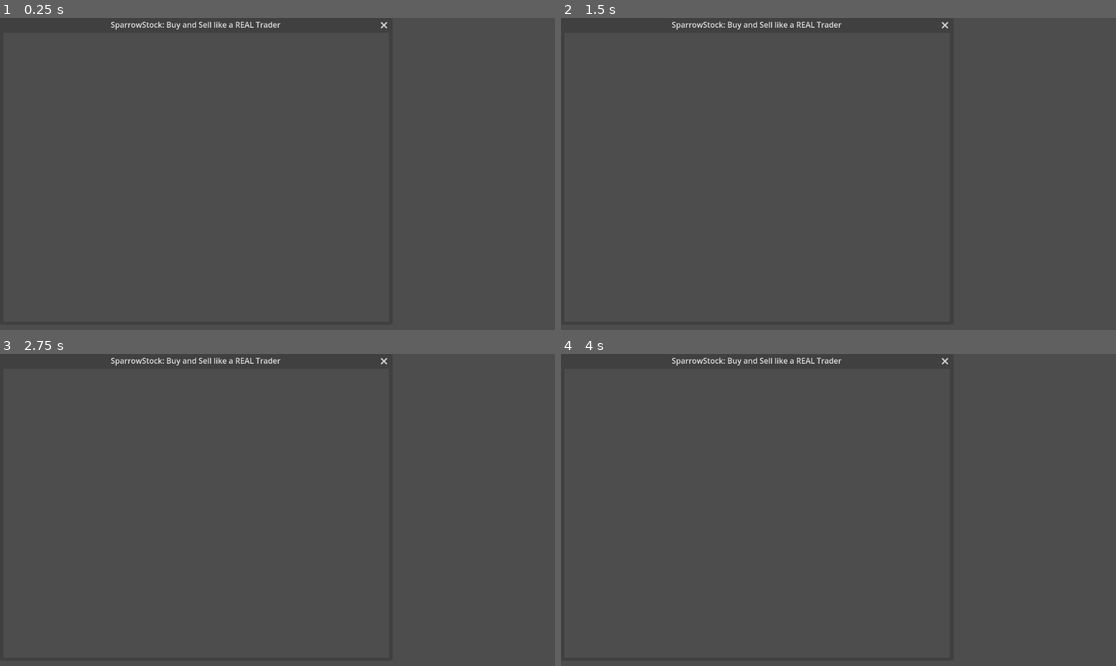
Above: before the commit, frames 1-4 (two rows, left to right).
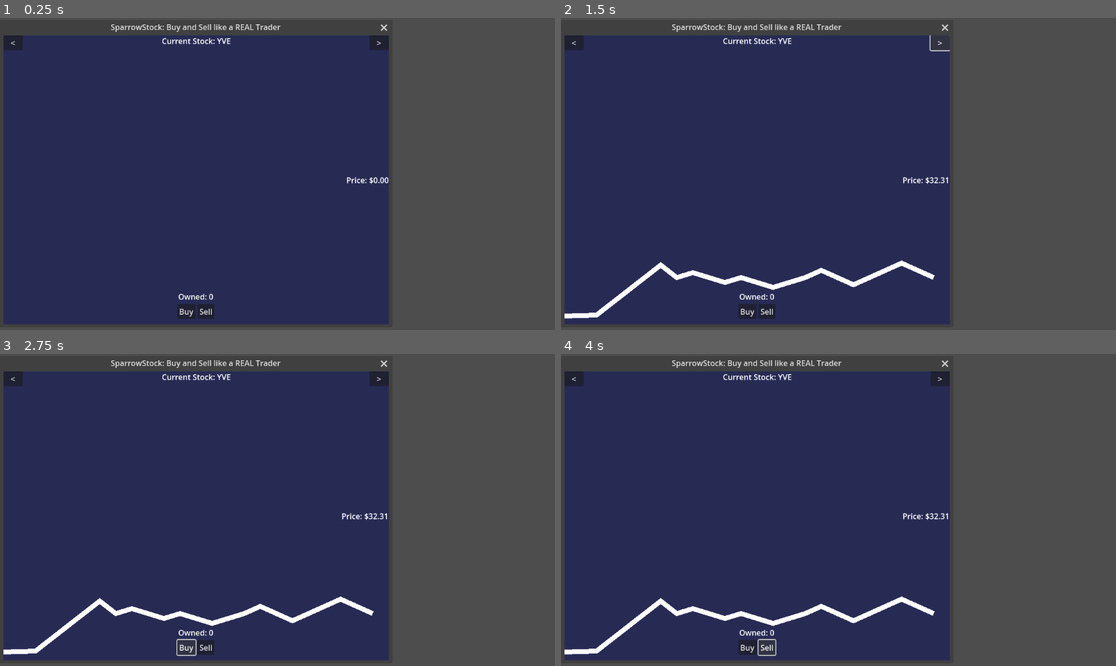
Above: after the commit, the same moments.

Repository: zsmitty2020/SSUFamJam25
Game: Godot game, scene res://Windows/Sparrow/sparrow_window.tscn
Two runs of this game, one before a commit and one after it. Both use one fixed random seed, a clock stepped at 60 frames per second and the inputs below. This scene is started directly instead of the project's main scene.
Inputs (mouse positions are in pixels of both pictures, inside the frame that each line leads up to):
- Up to frame 1 (0.25 s): no input
- Up to frame 2 (1.5 s): click (572, 42) at 0.5 s, where only the run after the commit has a clickable "<"; click (938, 42) at 1.25 s, where only the run after the commit has a clickable ">"
- Up to frame 3 (2.75 s): click (188, 647) at 2 s, where only the run after the commit has a clickable "Buy"
- Up to frame 4 (4 s): click (766, 647) at 2.75 s, where only the run after the commit has a clickable "Sell"; tap Enter at 3.5 s; hold D (blackoutRight) from 3.53 s (still down); tap Space (flappy_fly_jump) at 3.77 s

The runs differ from the first frame. In frame 1, 65% of the frame differs, in the area x 0-71%, y 1-98%; in frame 2, 65%; in frame 3, 65%; in frame 4, 65%.

Commit message:
added stock market

Diff:
--- a/ssu-fam-jam-game-godot-project/Windows/Sparrow/sparrow_window.gd
+++ b/ssu-fam-jam-game-godot-project/Windows/Sparrow/sparrow_window.gd
@@ -1,6 +1,49 @@
 extends TextureRect
+
+
+var stocks = []
+var stockIndex = 0
+
+func _ready() -> void:
+	stocks = GlobalData.stocks.keys()
+	$Stock.current_stock = stocks[stockIndex]
+
+
+func _process(_delta: float) -> void:
+	$StockTitle.text = "Current Stock: " + $Stock.current_stock
+	$Price.text = "Price: $%.2f"%$Stock.price
+	if GlobalData.inventory.has(stocks[stockIndex]):
+		$VBoxContainer/Owned.text = "Owned: " + str(GlobalData.inventory[stocks[stockIndex]])
+	else:
+		$VBoxContainer/Owned.text = "Owned: 0"
 
 
 func _on_sparrow_window_close_requested() -> void:
 	GlobalData.open_tabs.erase("sparrow")
 	get_parent().queue_free()
+
+
+func _on__pressed() -> void:
+	stockIndex = wrapi(stockIndex+1, 0, stocks.size()-1)
+	$Stock.current_stock = stocks[stockIndex]
+
+
+func _on_left_pressed() -> void:
+	stockIndex = wrapi(stockIndex-1, 0, stocks.size()-1)
+	$Stock.current_stock = stocks[stockIndex]
+
+
+func _on_buy_pressed() -> void:
+	if GlobalData.balance >= $Stock.price:
+		GlobalData.balance -= $Stock.price
+		if GlobalData.inventory.has(stocks[stockIndex]):
+			GlobalData.inventory[stocks[stockIndex]] += 1
+		else:
+			GlobalData.inventory[stocks[stockIndex]] = 1
+
+
+func _on_sell_pressed() -> void:
+	if GlobalData.inventory.has(stocks[stockIndex]):
+		if GlobalData.inventory[stocks[stockIndex]] > 0:
+			GlobalData.inventory[stocks[stockIndex]] -= 1
+			GlobalData.balance += $Stock.price
--- a/ssu-fam-jam-game-godot-project/Windows/Sparrow/sparrow_window.tscn
+++ b/ssu-fam-jam-game-godot-project/Windows/Sparrow/sparrow_window.tscn
@@ -1,16 +1,105 @@
-[gd_scene load_steps=2 format=3 uid="uid://cdps8wxwji0le"]
+[gd_scene load_steps=5 format=3 uid="uid://cdps8wxwji0le"]
 
 [ext_resource type="Script" uid="uid://bsgb5k867wo8s" path="res://Windows/Sparrow/sparrow_window.gd" id="1_7wjpe"]
+[ext_resource type="Script" uid="uid://duywaftx372jt" path="res://Windows/Sparrow/stock.gd" id="2_vl6w5"]
+
+[sub_resource type="Gradient" id="Gradient_vr0s1"]
+colors = PackedColorArray(0.15294118, 0.16862746, 0.32941177, 1, 0.15294118, 0.16862746, 0.32941177, 1)
+
+[sub_resource type="GradientTexture2D" id="GradientTexture2D_orgtb"]
+gradient = SubResource("Gradient_vr0s1")
 
 [node name="SparrowWindow" type="Window"]
 oversampling_override = 1.0
 title = "SparrowStock: Buy and Sell like a REAL Trader"
-position = Vector2i(7, 31)
+position = Vector2i(7, 36)
 size = Vector2i(800, 600)
 
 [node name="SparrowWindow" type="TextureRect" parent="."]
-offset_right = 40.0
-offset_bottom = 40.0
+anchors_preset = 15
+anchor_right = 1.0
+anchor_bottom = 1.0
+grow_horizontal = 2
+grow_vertical = 2
+texture = SubResource("GradientTexture2D_orgtb")
 script = ExtResource("1_7wjpe")
 
+[node name="Stock" type="Line2D" parent="SparrowWindow"]
+script = ExtResource("2_vl6w5")
+
+[node name="StockTitle" type="Label" parent="SparrowWindow"]
+layout_mode = 1
+anchors_preset = 5
+anchor_left = 0.5
+anchor_right = 0.5
+offset_left = -20.0
+offset_right = 20.0
+offset_bottom = 23.0
+grow_horizontal = 2
+text = "Current Stock: "
+
+[node name="Price" type="Label" parent="SparrowWindow"]
+layout_mode = 1
+anchors_preset = 6
+anchor_left = 1.0
+anchor_top = 0.5
+anchor_right = 1.0
+anchor_bottom = 0.5
+offset_left = -40.0
+offset_top = -11.5
+offset_bottom = 11.5
+grow_horizontal = 0
+grow_vertical = 2
+text = "Price: $"
+
+[node name="<" type="Button" parent="SparrowWindow"]
+layout_mode = 1
+offset_right = 40.0
+offset_bottom = 31.0
+text = "<"
+
+[node name=">" type="Button" parent="SparrowWindow"]
+layout_mode = 1
+anchors_preset = 1
+anchor_left = 1.0
+anchor_right = 1.0
+offset_left = -40.0
+offset_bottom = 31.0
+grow_horizontal = 0
+text = ">
+"
+
+[node name="VBoxContainer" type="VBoxContainer" parent="SparrowWindow"]
+layout_mode = 1
+anchors_preset = 12
+anchor_top = 1.0
+anchor_right = 1.0
+anchor_bottom = 1.0
+offset_top = -69.0
+offset_bottom = -11.0
+grow_horizontal = 2
+grow_vertical = 0
+alignment = 1
+
+[node name="Owned" type="Label" parent="SparrowWindow/VBoxContainer"]
+layout_mode = 2
+text = "Owned: "
+horizontal_alignment = 1
+
+[node name="HBoxContainer" type="HBoxContainer" parent="SparrowWindow/VBoxContainer"]
+layout_mode = 2
+alignment = 1
+
+[node name="Buy" type="Button" parent="SparrowWindow/VBoxContainer/HBoxContainer"]
+layout_mode = 2
+text = "Buy"
+
+[node name="Sell" type="Button" parent="SparrowWindow/VBoxContainer/HBoxContainer"]
+layout_mode = 2
+text = "Sell"
+
 [connection signal="close_requested" from="." to="SparrowWindow" method="_on_sparrow_window_close_requested"]
+[connection signal="pressed" from="SparrowWindow/<" to="SparrowWindow" method="_on_left_pressed"]
+[connection signal="pressed" from="SparrowWindow/>" to="SparrowWindow" method="_on__pressed"]
+[connection signal="pressed" from="SparrowWindow/VBoxContainer/HBoxContainer/Buy" to="SparrowWindow" method="_on_buy_pressed"]
+[connection signal="pressed" from="SparrowWindow/VBoxContainer/HBoxContainer/Sell" to="SparrowWindow" method="_on_sell_pressed"]
--- /dev/null
+++ b/ssu-fam-jam-game-godot-project/Windows/Sparrow/stock.gd
@@ -0,0 +1,35 @@
+extends Line2D
+
+
+var stockpeak = 200
+var stockmin = 0.01
+
+var volatility = randf_range(0.1, 10)
+var volatility_cycle = randf_range(1, 10)
+
+var stock_time = 0.25
+var stock_timer = stock_time
+
+var current_stock = ""
+
+var price_history = [0, 0, 0, 0, 0, 0, 0, 0, 0, 0, 0, 0, 0, 0, 0, 0, 0, 0, 0, 0, 0, 0, 0, 0]
+var price = 0
+
+
+func _ready() -> void:
+	current_stock = GlobalData.stocks.keys()[0]
+
+
+func _process(delta: float) -> void:
+	stock_timer -= delta
+	if stock_timer < 0:
+		stock_timer = stock_time
+		display_stock(current_stock)
+
+func display_stock(stock_name:String):
+	if stock_name != "":
+		price_history = GlobalData.stocks[stock_name]
+		price = price_history[-1]
+		clear_points()
+		for i in range(price_history.size()):
+			add_point(Vector2((get_window().size.x/24.0)*i, get_window().size.y*(1-(price_history[i]-stockmin)/(stockpeak-stockmin))))
--- a/ssu-fam-jam-game-godot-project/global_data.gd
+++ b/ssu-fam-jam-game-godot-project/global_data.gd
@@ -17,6 +17,28 @@
 var update_timer = 30
 var num_updates = 0
 
+var stocks:Dictionary[String, Array] = {}
+var volatility:Dictionary[String, float] = {}
+var volatility_cycle:Dictionary[String, int] = {}
+var stockpeak = 200
+var stockmin = 0.01
+var stocktime = 15
+var stocktimer = stocktime
+
+func _ready():
+	var letters:Array[String] = ["A", "B", "C", "D", "E", "F", "G", "H", "I", "J", "K", "L", "M", "N", "O", "P", "Q", "R", "S", "T", "U", "V", "W", "X", "Y", "Z"]
+	var title:String = ""
+	for i in range(10):
+		title = ""
+		for v in range(3):
+			title += letters.pick_random()
+		stocks[title] = [0, 0, 0, 0, 0, 0, 0, 0, 0, 0, 0, 0, 0, 0, 0, 0, 0, 0, 0, 0, 0, 0, 0, 0]
+		volatility[title] = randf_range(0.01, 10)
+		volatility_cycle[title] = randi_range(1, 10)
+	for i in stocks.keys():
+		for v in range(25):
+			update_stock(i)
+
 func _process(delta: float) -> void:
 	update_timer -= delta
 	if update_timer < 0:
@@ -27,6 +49,26 @@
 	if survey_timer < 0:
 		survey_count += 3
 		survey_timer = survey_time
+	stocktimer -= delta
+	if stocktimer < 0:
+		stocktimer = stocktime
+		for i in stocks.keys():
+			update_stock(i)
+
+
+func update_stock(stock_name:String):
+	var price = stocks[stock_name][stocks[stock_name].size()-1]
+	if randi()%2==1:
+		price = min(stockpeak, price+volatility[stock_name])
+	else:
+		price = max(stockmin, price-volatility[stock_name])
+	stocks[stock_name].append(price)
+	stocks[stock_name].remove_at(0)
+	volatility_cycle[stock_name] -= 1
+	if volatility_cycle[stock_name] <= 0:
+		volatility_cycle[stock_name] = randi_range(1, 10)
+		volatility[stock_name] = randf_range(0.01, 10)
+
 
 func reset():
 	inventory = {"Active Cars":0,"Total Cars":0}
@@ -41,3 +83,22 @@
 	adview_bank = 0
 	update_timer = 30
 	num_updates = 0
+	stocks = {}
+	volatility = {}
+	volatility_cycle = {}
+	stockpeak = 200
+	stockmin = 0.01
+	stocktime = 15
+	stocktimer = stocktime
+	var letters:Array[String] = ["A", "B", "C", "D", "E", "F", "G", "H", "I", "J", "K", "L", "M", "N", "O", "P", "Q", "R", "S", "T", "U", "V", "W", "X", "Y", "Z"]
+	var title:String = ""
+	for i in range(10):
+		title = ""
+		for v in range(3):
+			title += letters.pick_random()
+		stocks[title] = [0, 0, 0, 0, 0, 0, 0, 0, 0, 0, 0, 0, 0, 0, 0, 0, 0, 0, 0, 0, 0, 0, 0, 0]
+		volatility[title] = randf_range(0.01, 10)
+		volatility_cycle[title] = randi_range(1, 10)
+	for i in stocks.keys():
+		for v in range(25):
+			update_stock(i)
Not shown, added: ssu-fam-jam-game-godot-project/Windows/Sparrow/stock.gd.uid
